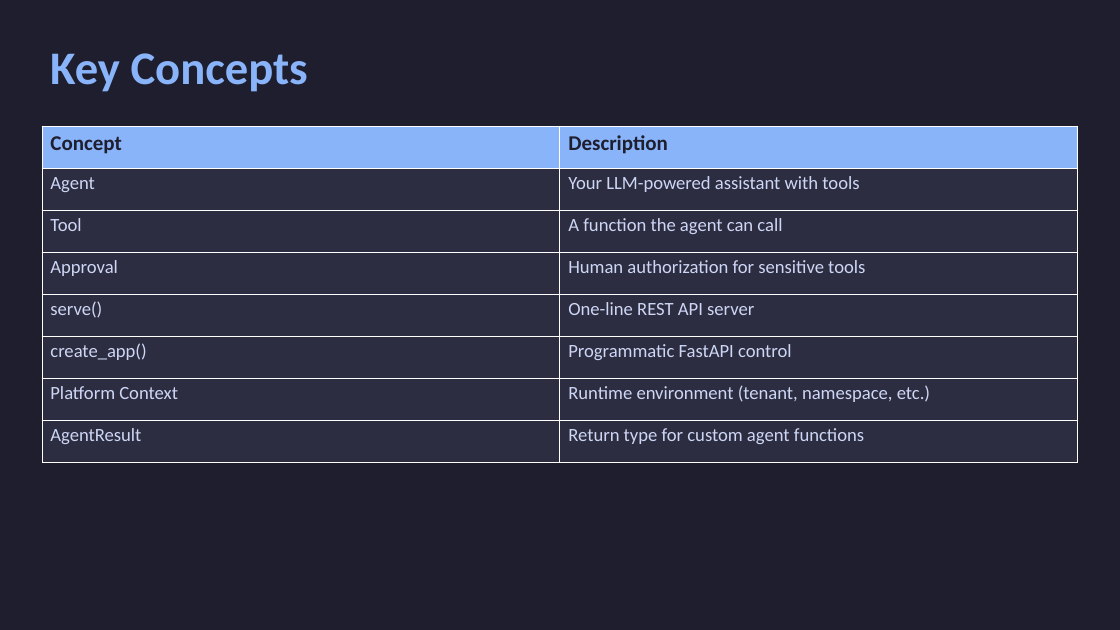
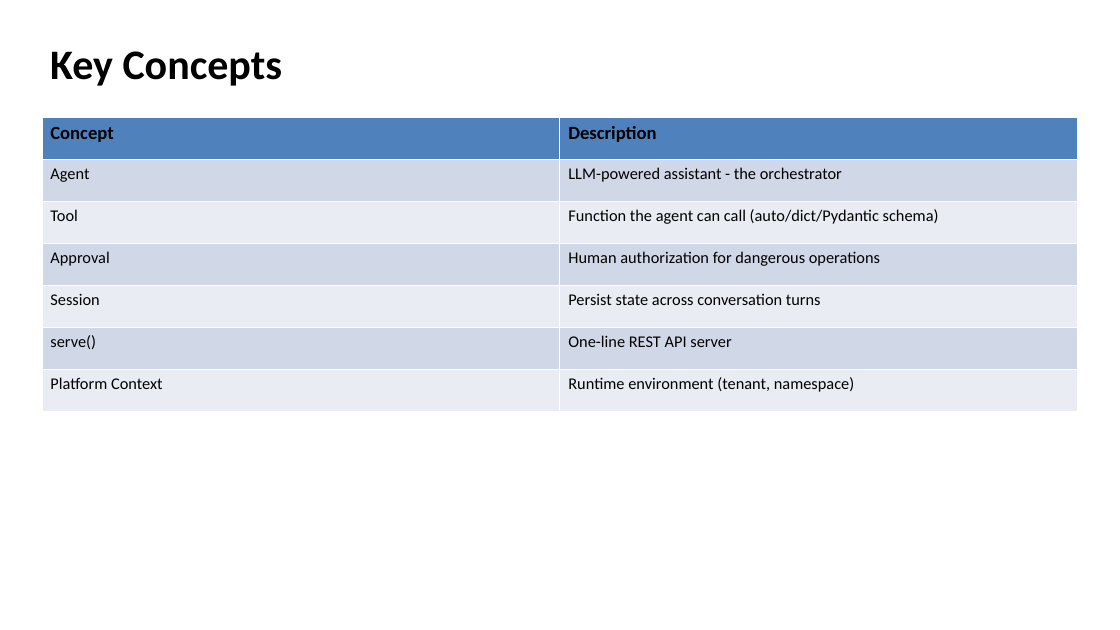
Before and after one commit to duplocloud/dcaf, a slide deck: slide 38 of docs/presentations/dcaf-core-presentation.pptx (slide 17 before the commit). Drawn at 1120x630 pixels with LibreOffice and Linux fonts; fonts in the diff are those of the drawing. Boxes give left, top, right and bottom in pixels: in the first picture for what was removed or moved away, otherwise in the second. Text is boxed around its words. In the diff, an @@ line names an element or a change of style, - is before the commit and + after.

Commit message:
Add A2A protocol support and session management improvements
- Add A2A (Agent-to-Agent) protocol implementation with RemoteAgent client
- Add session management with typed serialization (Pydantic/dataclass support)
- Update documentation: engineering handoff, getting started, tools guide
- Add A2A example and documentation
- Add PPTX generation script for presentations
- Update mkdocs configuration

```diff
--- a/docs/presentations/dcaf-core-presentation.pptx
+++ b/docs/presentations/dcaf-core-presentation.pptx
@@ rectangle removed at (x1=0, y1=0, x2=1120, y2=630) @@
@@ text "Key Concepts" at (x1=50, y1=51, x2=283, y2=86): size 40 to 36 pt, text colour #89B4FA to #000000 @@
@@ table at (x1=42, y1=118, x2=1079, y2=412) @@
-row 2: Agent | Your LLM-powered assistant with tools
-row 3: Tool | A function the agent can call
-row 4: Approval | Human authorization for sensitive tools
+row 2: Agent | LLM-powered assistant - the orchestrator
+row 3: Tool | Function the agent can call (auto/dict/Pydantic schema)
+row 4: Approval | Human authorization for dangerous operations
+row 5: Session | Persist state across conversation turns
-row 6: create_app() | Programmatic FastAPI control
-row 7: Platform Context | Runtime environment (tenant, namespace, etc.)
-row 8: AgentResult | Return type for custom agent functions
+row 7: Platform Context | Runtime environment (tenant, namespace)
@@ table resized from (x1=42, y1=126, x2=1079, y2=462) to (x1=42, y1=118, x2=1079, y2=412) @@
```
Also in this commit, not shown: 7 other slides changed, 33 slides added, 11 slides removed, 25 other files.
